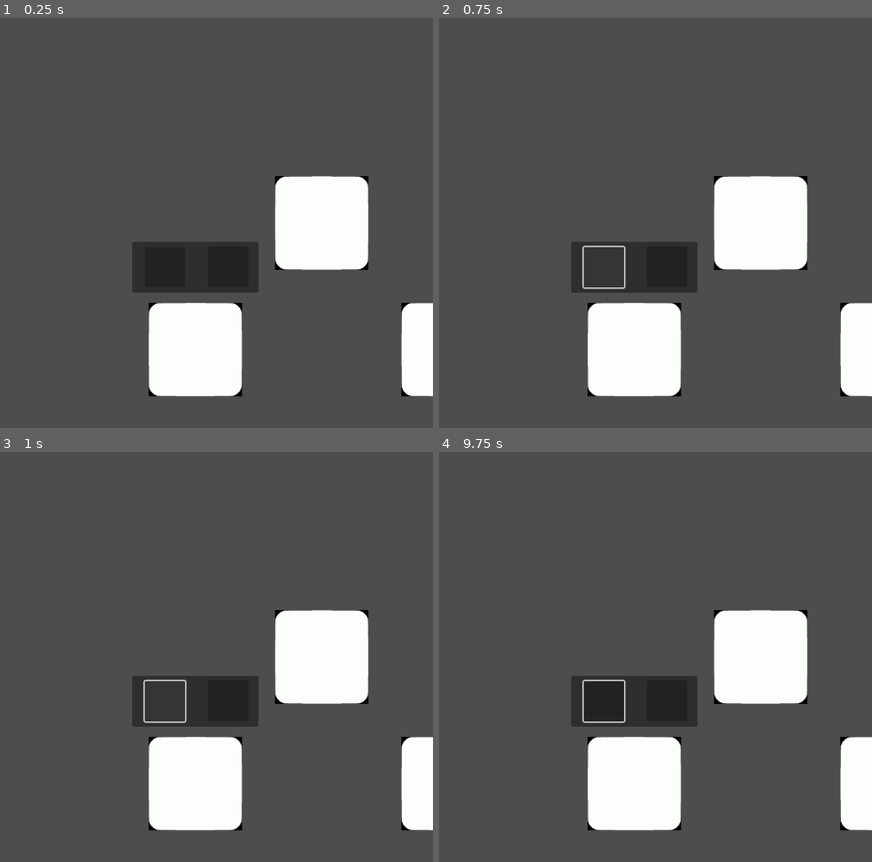
Above: before the commit, frames 1-4 (two rows, left to right).
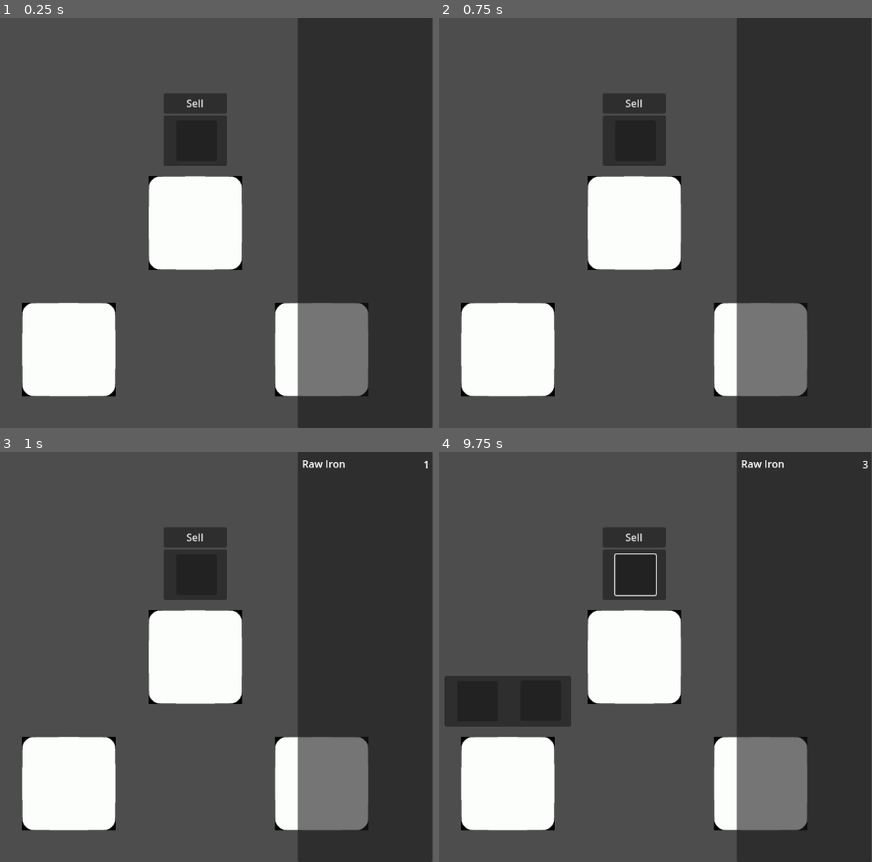
Above: after the commit, the same moments.

Repository: ManechLepage/GodotWild-Jam68
Game: Godot game, scene res://Scenes/node_2d.tscn
The game is run twice, just before and just after one commit, with the same random seed, the same clock (stepped at 60 frames per second) and the same inputs.
Inputs (mouse positions are in pixels of both pictures, inside the frame that each line leads up to; where the layout moved, square brackets give the same spot in the first picture):
- Up to frame 1 (0.25 s): no input
- Up to frame 2 (0.75 s): click (603, 268) at 0.52 s
- Up to frame 3 (1 s): no input
- Up to frame 4 (9.75 s): click (633, 538) [603, 702] at 1.25 s; click (668, 702) at 2.02 s; click (633, 538) [603, 702] at 2.75 s; click (668, 702) at 3.52 s; click (633, 575) [603, 702] at 4.25 s; click (633, 538) [603, 702] at 5 s; click (668, 702) at 5.77 s; click (633, 575) [603, 702] at 6.5 s; tap Enter at 7.25, 8.75 s; move the mouse to (633, 784) at 7.27 s; click (633, 784) at 7.42 s; tap Space at 8, 9.5 s; move the mouse to (outside the picture) at 8.02 s; click (outside the picture) at 8.17 s; move the mouse to (581, 566) at 8.77 s; click (581, 566) at 8.92 s; move the mouse to (469, 739) at 9.52 s; click (469, 739) at 9.67 s

The runs differ from the first frame. In frame 1, 53% of the frame differs, in the area x 5-100%, y 0-100%; in frame 2, 52%; in frame 3, 52%; in frame 4, 56%, in the area x 1-100%, y 0-100%.
Error before the commit: Invalid assignment of property or key 'cooldown' with value of type 'float' on a base object of type 'null instance'. (res://Scripts/Spaceship/Generator.gd:22)

Commit message:
basic inventory system

Diff:
--- a/Godot Wild-jam 68/Resources/Items/Mat/Iron.tres
+++ b/Godot Wild-jam 68/Resources/Items/Mat/Iron.tres
@@ -4,7 +4,7 @@
 
 [resource]
 script = ExtResource("1_fgces")
-id = 0
-name = ""
+name = "Iron"
+price = 0
 generate_type = 1
 generate_cooldown = 0.0
--- /dev/null
+++ b/Godot Wild-jam 68/Scenes/Inventory/item_label.tscn
@@ -0,0 +1,15 @@
+[gd_scene format=3 uid="uid://bo58y2rri2wo7"]
+
+[node name="ItemLabel" type="Label"]
+texture_filter = 1
+text = "Item Name"
+
+[node name="Count" type="Label" parent="."]
+layout_mode = 0
+offset_left = 162.0
+offset_top = -3.0
+offset_right = 202.0
+offset_bottom = 28.0
+text = "3"
+horizontal_alignment = 2
+vertical_alignment = 1
--- a/Godot Wild-jam 68/Scenes/Spaceship/Forge.tscn
+++ b/Godot Wild-jam 68/Scenes/Spaceship/Forge.tscn
@@ -1,13 +1,39 @@
-[gd_scene load_steps=4 format=3 uid="uid://dhfbtdxfiw6y"]
+[gd_scene load_steps=3 format=3 uid="uid://dl322dbt6e1q7"]
 
 [ext_resource type="PackedScene" uid="uid://b18x7uwk4vpmy" path="res://Scenes/Spaceship/spaceship_section.tscn" id="1_hr68y"]
-[ext_resource type="PackedScene" uid="uid://1qrwpmtdpowc" path="res://Scenes/Spaceship/Ship Components/item_generator.tscn" id="2_p315x"]
-[ext_resource type="Script" path="res://Scenes/Spaceship/ForgeComponent.gd" id="3_pm4hy"]
 
-[node name="ForgeSection" instance=ExtResource("1_hr68y")]
-type = 2
+[sub_resource type="RectangleShape2D" id="RectangleShape2D_bdrhe"]
+size = Vector2(148, 148)
 
-[node name="ItemGenerator" parent="." index="0" instance=ExtResource("2_p315x")]
+[node name="Forge" instance=ExtResource("1_hr68y")]
+type = 3
 
-[node name="ForgeComponent" type="Node" parent="." index="1"]
-script = ExtResource("3_pm4hy")
+[node name="Area2D" type="Area2D" parent="." index="0"]
+
+[node name="CollisionShape2D" type="CollisionShape2D" parent="Area2D" index="0"]
+shape = SubResource("RectangleShape2D_bdrhe")
+
+[node name="Panel" type="Panel" parent="." index="1"]
+visible = false
+anchors_preset = 5
+anchor_left = 0.5
+anchor_right = 0.5
+offset_left = -174.0
+offset_top = -170.0
+offset_right = 26.0
+offset_bottom = -90.0
+grow_horizontal = 2
+
+[node name="Button" type="Button" parent="Panel" index="0"]
+layout_mode = 0
+offset_left = 20.0
+offset_top = 8.0
+offset_right = 84.0
+offset_bottom = 72.0
+
+[node name="Button2" type="Button" parent="Panel" index="1"]
+layout_mode = 0
+offset_left = 120.0
+offset_top = 7.0
+offset_right = 184.0
+offset_bottom = 71.0
--- a/Godot Wild-jam 68/Scenes/Spaceship/Front.tscn
+++ b/Godot Wild-jam 68/Scenes/Spaceship/Front.tscn
@@ -1,9 +1,45 @@
-[gd_scene load_steps=3 format=3 uid="uid://d4fe8jqbvfpqh"]
+[gd_scene load_steps=4 format=3 uid="uid://d4fe8jqbvfpqh"]
 
 [ext_resource type="PackedScene" uid="uid://b18x7uwk4vpmy" path="res://Scenes/Spaceship/spaceship_section.tscn" id="1_btyyg"]
 [ext_resource type="Script" path="res://Scripts/Spaceship/FrontComponent.gd" id="3_5qadi"]
+
+[sub_resource type="RectangleShape2D" id="RectangleShape2D_3fhv0"]
+size = Vector2(148, 148)
 
 [node name="FrontSection" instance=ExtResource("1_btyyg")]
 
 [node name="FrontComponent" type="Node2D" parent="." index="0"]
 script = ExtResource("3_5qadi")
+
+[node name="Button" type="Button" parent="." index="1"]
+texture_filter = 1
+offset_left = -50.0
+offset_top = -205.0
+offset_right = 50.0
+offset_bottom = -173.0
+text = "Sell"
+
+[node name="Panel" type="Panel" parent="." index="2"]
+anchors_preset = 5
+anchor_left = 0.5
+anchor_right = 0.5
+offset_left = -124.0
+offset_top = -170.0
+offset_right = -24.0
+offset_bottom = -90.0
+grow_horizontal = 2
+
+[node name="Button" type="Button" parent="Panel" index="0"]
+layout_mode = 0
+offset_left = 20.0
+offset_top = 8.0
+offset_right = 84.0
+offset_bottom = 72.0
+
+[node name="Area2D" type="Area2D" parent="." index="3"]
+
+[node name="CollisionShape2D" type="CollisionShape2D" parent="Area2D" index="0"]
+shape = SubResource("RectangleShape2D_3fhv0")
+
+[connection signal="pressed" from="Panel/Button" to="FrontComponent" method="_on_button_pressed1"]
+[connection signal="input_event" from="Area2D" to="FrontComponent" method="_on_area_2d_input_event"]
--- a/Godot Wild-jam 68/Scenes/Spaceship/Generator.tscn
+++ b/Godot Wild-jam 68/Scenes/Spaceship/Generator.tscn
@@ -1,12 +1,15 @@
-[gd_scene load_steps=4 format=3 uid="uid://b82ugruem048x"]
+[gd_scene load_steps=6 format=3 uid="uid://b82ugruem048x"]
 
 [ext_resource type="PackedScene" uid="uid://b18x7uwk4vpmy" path="res://Scenes/Spaceship/spaceship_section.tscn" id="1_lgxny"]
 [ext_resource type="Script" path="res://Scripts/Spaceship/Generator.gd" id="3_7gxae"]
+[ext_resource type="Resource" uid="uid://d1siwpjnsnisd" path="res://Resources/Items/Mat/RawIron.tres" id="3_6752e"]
+[ext_resource type="Resource" uid="uid://bjtwtxjx2i3ea" path="res://Resources/Items/Mat/Iron.tres" id="4_wkvnp"]
 
 [sub_resource type="RectangleShape2D" id="RectangleShape2D_bdrhe"]
 size = Vector2(148, 148)
 
 [node name="GeneratorSection" instance=ExtResource("1_lgxny")]
+type = 1
 
 [node name="Area2D" type="Area2D" parent="." index="0"]
 
@@ -15,11 +18,13 @@
 
 [node name="Generator" type="Node" parent="." index="1"]
 script = ExtResource("3_7gxae")
+generator_list = Array[Resource("res://Scripts/Items/Item.gd")]([ExtResource("3_6752e"), ExtResource("4_wkvnp"), null, null, null, null])
 
 [node name="Timer" type="Timer" parent="Generator" index="0"]
 autostart = true
 
 [node name="Panel" type="Panel" parent="." index="2"]
+visible = false
 anchors_preset = 5
 anchor_left = 0.5
 anchor_right = 0.5
@@ -46,3 +51,5 @@
 [connection signal="input_event" from="Area2D" to="Generator" method="_on_area_2d_input_event"]
 [connection signal="mouse_entered" from="Area2D" to="Generator" method="_on_area_2d_mouse_entered"]
 [connection signal="timeout" from="Generator/Timer" to="Generator" method="_on_timer_timeout"]
+[connection signal="pressed" from="Panel/Button" to="Generator" method="_on_button_pressed1"]
+[connection signal="pressed" from="Panel/Button2" to="Generator" method="_on_button_pressed2"]
--- a/Godot Wild-jam 68/Scenes/Spaceship/Smelter.tscn
+++ b/Godot Wild-jam 68/Scenes/Spaceship/Smelter.tscn
@@ -1,9 +1,39 @@
-[gd_scene load_steps=3 format=3 uid="uid://cufmu2tdvuh5p"]
+[gd_scene load_steps=3 format=3 uid="uid://yxkdxfwv8wkm"]
 
 [ext_resource type="PackedScene" uid="uid://b18x7uwk4vpmy" path="res://Scenes/Spaceship/spaceship_section.tscn" id="1_kafey"]
-[ext_resource type="PackedScene" uid="uid://1qrwpmtdpowc" path="res://Scenes/Spaceship/Ship Components/item_generator.tscn" id="2_p0h8t"]
 
-[node name="SmelterSection" instance=ExtResource("1_kafey")]
+[sub_resource type="RectangleShape2D" id="RectangleShape2D_bdrhe"]
+size = Vector2(148, 148)
+
+[node name="Smelter" instance=ExtResource("1_kafey")]
 type = 2
 
-[node name="ItemGenerator" parent="." index="0" instance=ExtResource("2_p0h8t")]
+[node name="Area2D" type="Area2D" parent="." index="0"]
+
+[node name="CollisionShape2D" type="CollisionShape2D" parent="Area2D" index="0"]
+shape = SubResource("RectangleShape2D_bdrhe")
+
+[node name="Panel" type="Panel" parent="." index="1"]
+visible = false
+anchors_preset = 5
+anchor_left = 0.5
+anchor_right = 0.5
+offset_left = -174.0
+offset_top = -170.0
+offset_right = 26.0
+offset_bottom = -90.0
+grow_horizontal = 2
+
+[node name="Button" type="Button" parent="Panel" index="0"]
+layout_mode = 0
+offset_left = 20.0
+offset_top = 8.0
+offset_right = 84.0
+offset_bottom = 72.0
+
+[node name="Button2" type="Button" parent="Panel" index="1"]
+layout_mode = 0
+offset_left = 120.0
+offset_top = 7.0
+offset_right = 184.0
+offset_bottom = 71.0
--- a/Godot Wild-jam 68/Scenes/node_2d.tscn
+++ b/Godot Wild-jam 68/Scenes/node_2d.tscn
@@ -1,13 +1,40 @@
-[gd_scene load_steps=3 format=3 uid="uid://dwoj6jb5h2y5j"]
+[gd_scene load_steps=4 format=3 uid="uid://dwoj6jb5h2y5j"]
 
 [ext_resource type="Script" path="res://Scripts/Spaceship/SpaceshipManager.gd" id="1_kbkme"]
-[ext_resource type="Script" path="res://Scenes/CustomerManager.gd" id="3_l103r"]
+[ext_resource type="Script" path="res://Scripts/Inventory/InventoryPanel.gd" id="2_5fnoo"]
+[ext_resource type="Script" path="res://Scripts/Customer/CustomerManager.gd" id="3_l103r"]
 
-[node name="Node2D" type="Node2D"]
+[node name="Node2D" type="Node"]
 
 [node name="SpaceshipManager" type="Node2D" parent="."]
 unique_name_in_owner = true
+position = Vector2(-200, 0)
 script = ExtResource("1_kbkme")
+
+[node name="InventoryPanel" type="Panel" parent="." groups=["Inventory"]]
+anchors_preset = -1
+anchor_left = 0.248
+anchor_top = -0.498
+anchor_right = 0.5
+anchor_bottom = 0.5
+offset_left = 76.304
+offset_top = -2.29599
+offset_right = -1.0
+grow_horizontal = 2
+grow_vertical = 2
+script = ExtResource("2_5fnoo")
+
+[node name="VBoxContainer" type="VBoxContainer" parent="InventoryPanel"]
+layout_mode = 1
+anchors_preset = 15
+anchor_right = 1.0
+anchor_bottom = 1.0
+offset_left = 7.0
+offset_top = 8.0
+offset_right = -6.0
+offset_bottom = -8.0
+grow_horizontal = 2
+grow_vertical = 2
 
 [node name="Camera2D" type="Camera2D" parent="."]
 
--- /dev/null
+++ b/Godot Wild-jam 68/Scripts/Inventory/Inventory.gd
@@ -0,0 +1,3 @@
+extends Node
+
+var items = {}
--- /dev/null
+++ b/Godot Wild-jam 68/Scripts/Inventory/InventoryPanel.gd
@@ -0,0 +1,21 @@
+extends Panel
+
+const ITEM_LABEL = preload("res://Scenes/Inventory/item_label.tscn")
+@onready var v_box_container = $VBoxContainer
+
+func _ready():
+	pass
+
+
+func _process(delta):
+	pass
+
+func update_inventory_panel():
+	for i in v_box_container.get_children():
+		i.queue_free()
+	for item in Inventory.items.keys():
+		var label = ITEM_LABEL.instantiate()
+		label.text = item.name
+		v_box_container.add_child(label)
+		var count_label = label.get_child(0)
+		count_label.text = str(Inventory.items[item])
--- a/Godot Wild-jam 68/Scripts/Spaceship/FrontComponent.gd
+++ b/Godot Wild-jam 68/Scripts/Spaceship/FrontComponent.gd
@@ -1,12 +1,39 @@
 extends Node2D
 
+var is_in_ui = false
+@onready var panel = $"../Panel"
+@onready var button = $"../Panel/Button"
+var goal_item: Item
+@onready var sell_button = $"../Button"
 
 func _ready():
 	pass
-
 
 func _process(delta):
 	pass
 
 func load_next_customer():
 	pass
+
+func _on_area_2d_input_event(viewport, event, shape_idx):
+	if event is InputEventMouseButton:
+		if event.pressed and event.button_index == MOUSE_BUTTON_LEFT:
+			if not is_in_ui:
+				load_ui()
+			else:
+				pass
+
+func load_ui():
+	is_in_ui = true
+	panel.visible = true
+
+func unload_ui():
+	is_in_ui = false
+	panel.visible = false
+	sell_button.visible = false
+
+func _on_button_pressed1():
+	if Inventory.items.has(goal_item):
+		button.icon = goal_item.icon
+		sell_button.visible = true
+		get_parent().remove_item(goal_item)
--- a/Godot Wild-jam 68/Scripts/Spaceship/Generator.gd
+++ b/Godot Wild-jam 68/Scripts/Spaceship/Generator.gd
@@ -1,12 +1,15 @@
 extends Node
 
 @export var generator_tier = 1
-@onready var item_generator = $"../ItemGenerator"
 var generating:Generator
 
 @export var isChoosing = false
-
-@export var generator_list = []
+@onready var panel = $"../Panel"
+@export var generator_list: Array[Item] = []
+var cooldown: float
+@onready var timer = $Timer
+@onready var button1 = $"../Panel/Button"
+@onready var button2 = $"../Panel/Button2"
 
 enum Generator
 {
@@ -19,16 +22,41 @@
 }
 
 func _ready():
-	item_generator.cooldown = 5.0 * generator_tier
+	cooldown = 3.0 * generator_tier
+	timer.wait_time = cooldown
 
 func _process(delta):
 	pass
 
 func _on_timer_timeout():
 	var item = generator_list[int(generating)]
-	get_parent().add_item_to_inventory(item)
+	get_parent().add_item(item)
+	var f_string = "Generating %s..."
+	print(f_string % item.name)
 
 func _on_area_2d_input_event(viewport, event, shape_idx):
 	if event is InputEventMouseButton:
 		if event.pressed and event.button_index == MOUSE_BUTTON_LEFT:
-			print("dsf")
+			start_choosing()
+
+func start_choosing():
+	isChoosing = true
+	panel.visible = true
+
+	button1.icon = generator_list[(generator_tier - 1) * 2].icon
+	button2.icon = generator_list[((generator_tier - 1) * 2) + 1].icon
+
+	timer.stop()
+
+func activate_generator():
+	isChoosing = false
+	panel.visible = false
+	timer.start()
+
+func _on_button_pressed1():
+	generating = (generator_tier - 1) * 2
+	activate_generator()
+
+func _on_button_pressed2():
+	generating = ((generator_tier - 1) * 2) + 1
+	activate_generator()
--- a/Godot Wild-jam 68/Scripts/Spaceship/SpaceshipManager.gd
+++ b/Godot Wild-jam 68/Scripts/Spaceship/SpaceshipManager.gd
@@ -1,11 +1,11 @@
 extends Node2D
 
 var section_list = []
-var items = {}
 
 const FRONT = preload("res://Scenes/Spaceship/Front.tscn")
 const GENERATOR = preload("res://Scenes/Spaceship/Generator.tscn")
 const SMELTER = preload("res://Scenes/Spaceship/Smelter.tscn")
+
 
 func _ready():
 	for i in range(5):
@@ -43,12 +43,6 @@
 	else:
 		print("Invalid position:", pos)
 
-func add_item(item:Item, count:int):
-	if items.has(item):
-		items[item] += count
-	else:
-		items[item] = count
-
 func update_pos():
 	for i in get_children():
 		i.position = Vector2(i.pos.x * 200.0, i.pos.y * 200.0)
--- a/Godot Wild-jam 68/Scripts/Spaceship/SpaceshipSection.gd
+++ b/Godot Wild-jam 68/Scripts/Spaceship/SpaceshipSection.gd
@@ -1,6 +1,10 @@
 extends Sprite2D
 
 @export var type:SectionType
+@onready var panel = $Panel
+@onready var button1 = $Panel/Button
+@onready var button2 = $Panel/Button2
+@onready var inventory_panel: Panel
 
 enum SectionType
 {
@@ -12,8 +16,22 @@
 
 @export var pos: Vector2
 
-func _process(delta):
-	pass
+func _ready():
+	inventory_panel = get_tree().get_first_node_in_group("Inventory")
 
-func add_item_to_inventory(item:Item):
-	pass
+func add_item(item:Item):
+	if Inventory.items.has(item):
+		Inventory.items[item] += 1
+	else:
+		Inventory.items[item] = 1
+	inventory_panel.update_inventory_panel()
+
+func remove_item(item:Item):
+	if Inventory.items.has(item):
+		var value = Inventory.items[item]
+		value -= 1
+		if value <= 0:
+			Inventory.erase(item)
+		else:
+			Inventory.items[item] = value
+	inventory_panel.update_inventory_panel()
--- a/Godot Wild-jam 68/project.godot
+++ b/Godot Wild-jam 68/project.godot
@@ -14,6 +14,16 @@
 run/main_scene="res://Scenes/node_2d.tscn"
 config/features=PackedStringArray("4.2", "Mobile")
 config/icon="res://Graphics/icon.svg"
+
+[autoload]
+
+Inventory="*res://Scripts/Inventory/Inventory.gd"
+
+[display]
+
+window/size/mode=4
+window/size/resizable=false
+window/size/borderless=true
 
 [file_customization]
 
Renamed: Godot Wild-jam 68/Scenes/CustomerManager.gd -> Godot Wild-jam 68/Scripts/Customer/CustomerManager.gd
Renamed: Godot Wild-jam 68/Scenes/Spaceship/ForgeComponent.gd -> Godot Wild-jam 68/Scripts/Spaceship/ForgeComponent.gd
